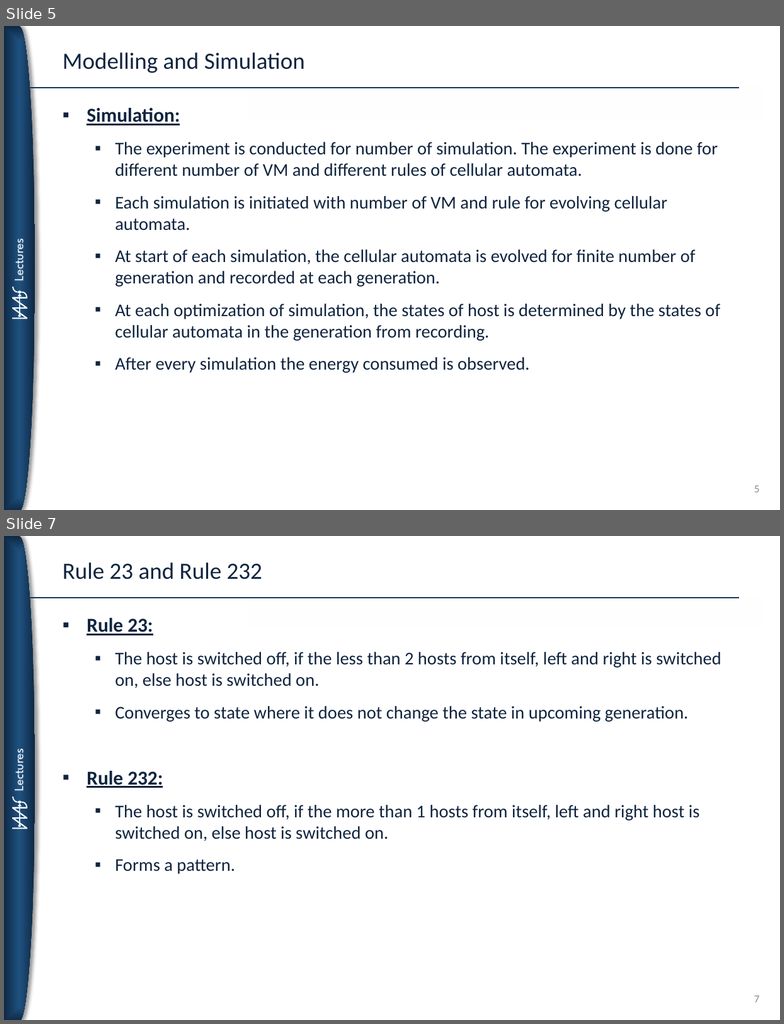
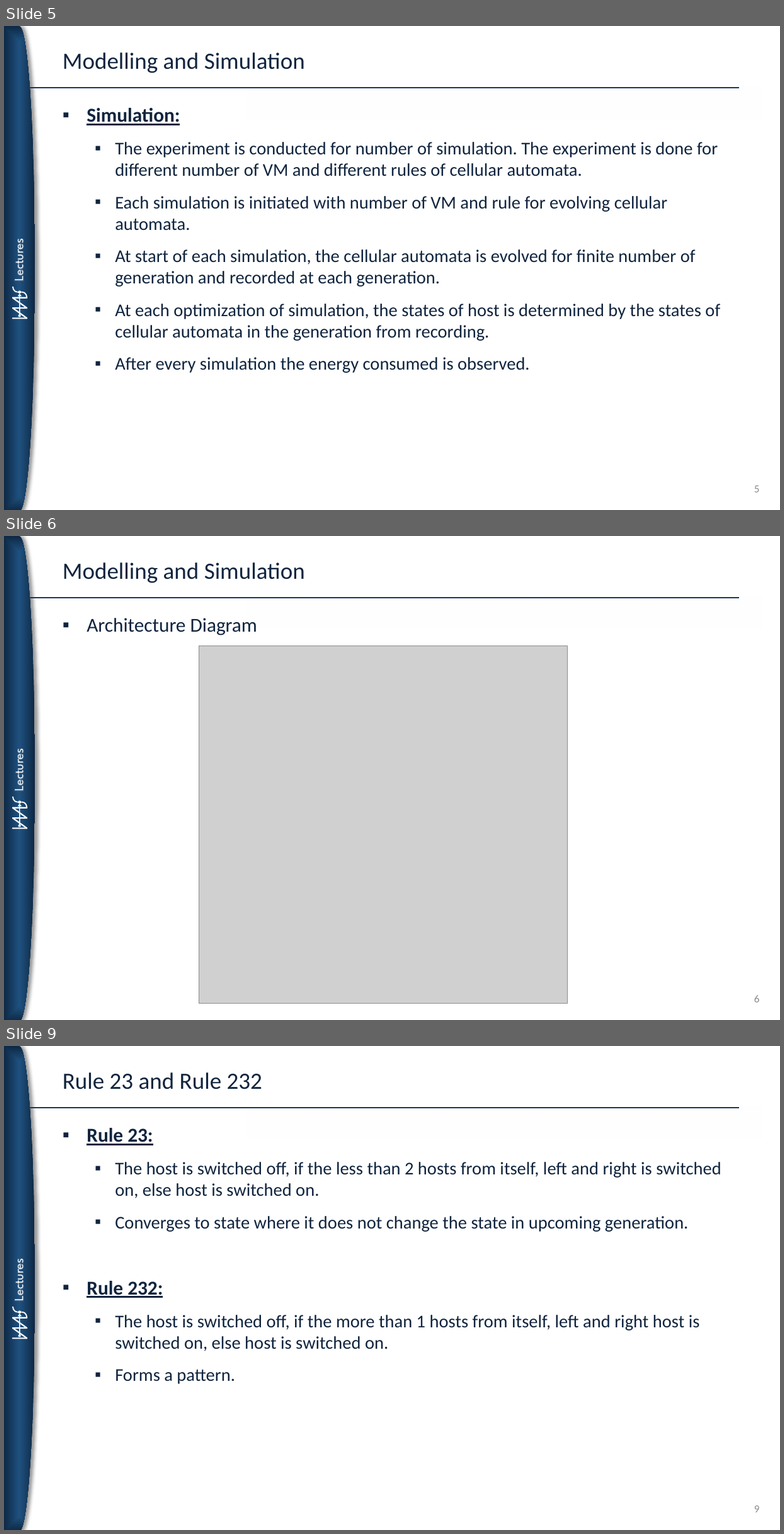
Before and after one commit to koushik1703/cloudsim, a slide deck: Cellular Automata for Cloud Resource Allocation.pptx. Shown one above the other, each under a label of ours: slides 5 and 7 before the commit, slides 5, 6 and 9 after it; the slides between them are not shown. The pictures are 784x1024 and 784x1534 pixels, drawn with LibreOffice and Linux fonts; fonts in the diff are those of the drawing; grey boxes stand for pictures. Boxes give left, top, right and bottom in pixels: in the first picture for what was removed or moved away, otherwise in the second. Text is boxed around its words. In the diff, an @@ line names an element or a change of style, - is before the commit and + after.

Commit message:
PPT CHANGE

```diff
--- a/Cellular Automata for Cloud Resource Allocation.pptx
+++ b/Cellular Automata for Cloud Resource Allocation.pptx
@@ slide 6 added at (4,536,780,1020), background #FFFFFF; not listed: 16 template elements that a slide beside it also shows @@
@@ title added at (63,562,305,583), 26 pt, text #0F243E @@
+Modelling and Simulation
@@ text added at (87,618,257,636), 22 pt, text #0F243E @@
+▪ Architecture Diagram
@@ picture added at (199,646,568,1003) @@
@@ page number added at (754,995,760,1003), 12 pt, text #8C8C8C @@
+6
@@ what was slide 7 is now slide 9 @@
@@ page number at (754,1506,760,1513): text changed @@
-7
+9
```
Also in this commit, not shown: 1 other slide added.
